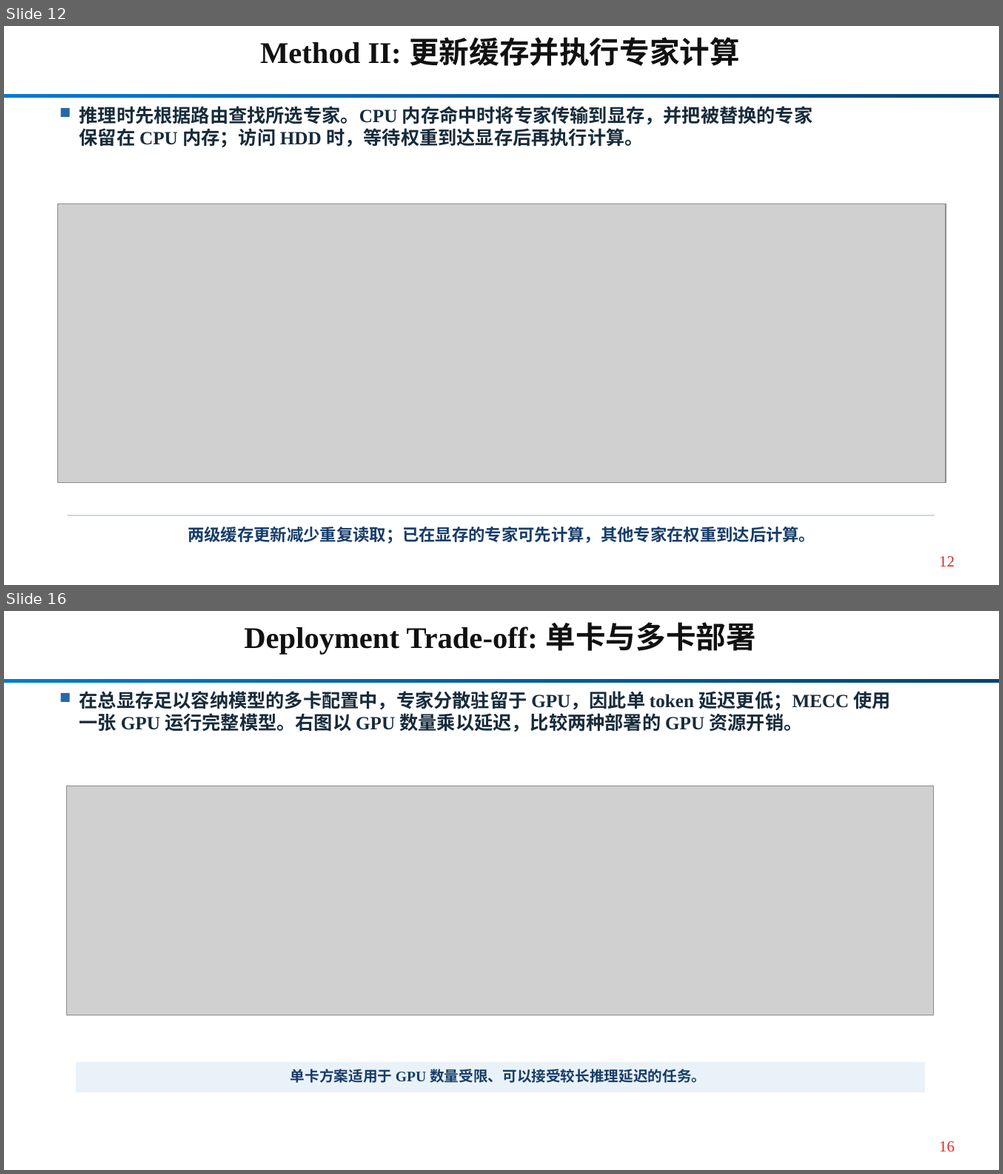
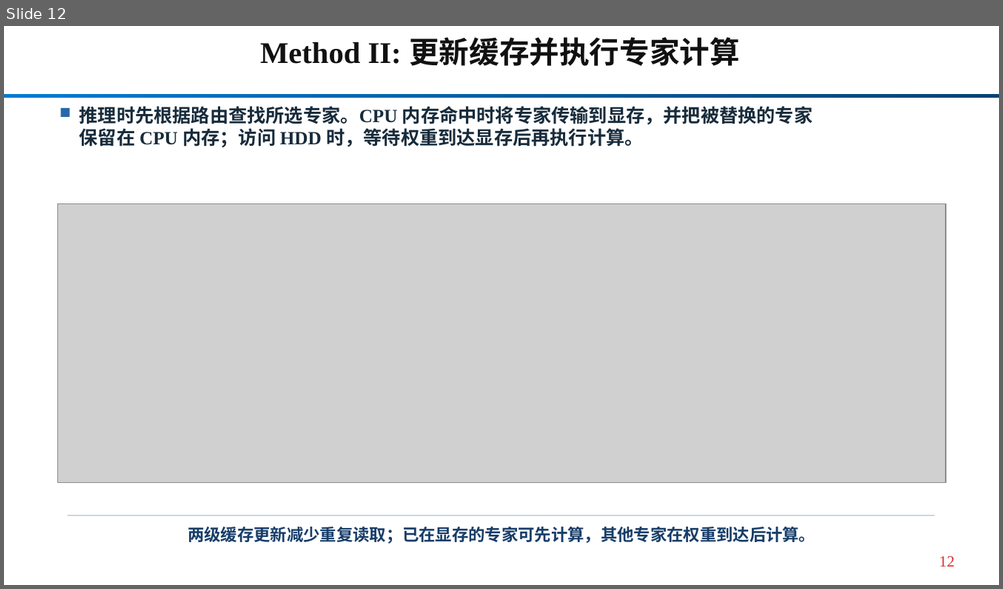
Before and after one commit to Kirihara-Yun/mecc_package, a slide deck: mecc_package/paper/current/MECC_HPCA_current.pptx. Shown one above the other, each under a label of ours: slides 12 and 16 before the commit, slide 12 after it; the slides between them are not shown. The pictures are 1003x1174 and 1003x589 pixels, drawn with LibreOffice and Linux fonts; fonts in the diff are those of the drawing; grey boxes stand for pictures. Boxes give left, top, right and bottom in pixels: in the first picture for what was removed or moved away, otherwise in the second. Text is boxed around its words. In the diff, an @@ line names an element or a change of style, - is before the commit and + after.

Commit message:
slides: synchronize group meeting figures with R27 and audit disclosures

```diff
--- a/mecc_package/paper/current/MECC_HPCA_current.pptx
+++ b/mecc_package/paper/current/MECC_HPCA_current.pptx
@@ slide 16 removed at (4, 611, 999, 1170), background #FFFFFF; not listed: 1 template element that a slide beside it also shows @@
@@ text removed at (244, 622, 756, 655) @@
-Deployment Trade-off: 单卡与多卡部署
@@ rectangle removed at (61, 693, 70, 702) @@
@@ text removed at (79, 691, 891, 732) @@
-在总显存足以容纳模型的多卡配置中，专家分散驻留于 GPU，因此单 token 延迟更低；MECC 使用
-一张 GPU 运行完整模型。右图以 GPU 数量乘以延迟，比较两种部署的 GPU 资源开销。
@@ picture removed at (67, 786, 933, 1016) @@
@@ rectangle removed at (76, 1062, 925, 1093) @@
@@ text removed at (290, 1069, 706, 1083) @@
-单卡方案适用于 GPU 数量受限、可以接受较长推理延迟的任务。
@@ text removed at (939, 1142, 954, 1152) @@
-16
```
Also in this commit, not shown: 4 slides changed, 7 slides added, 1 other slide removed, 41 other files.
